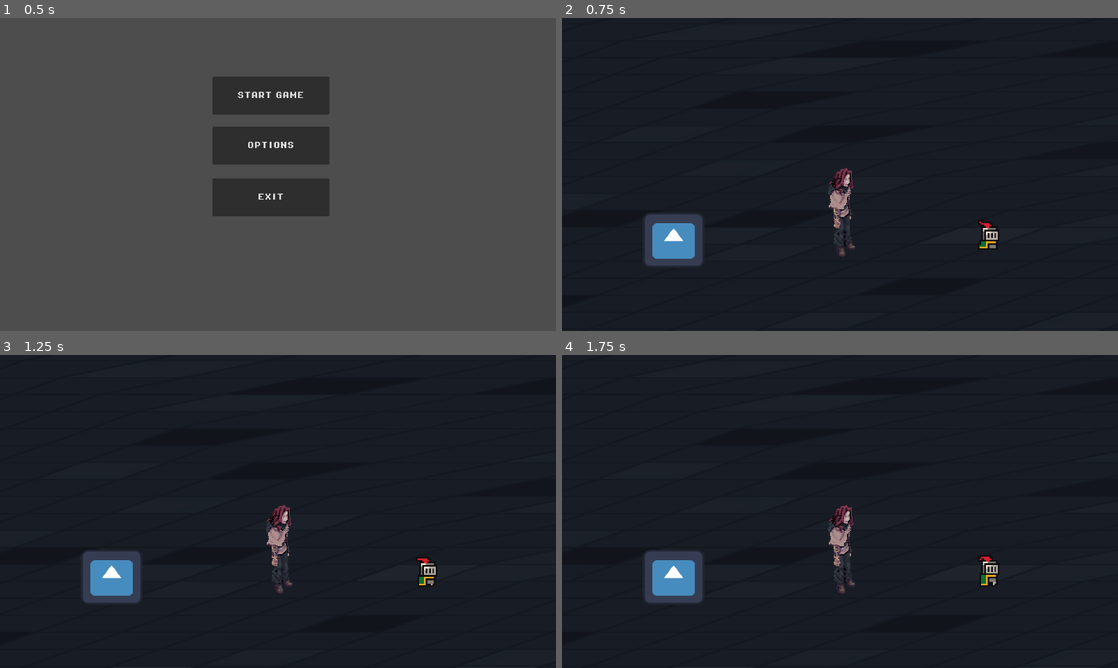
Above: before the commit, frames 1-4 (two rows, left to right).
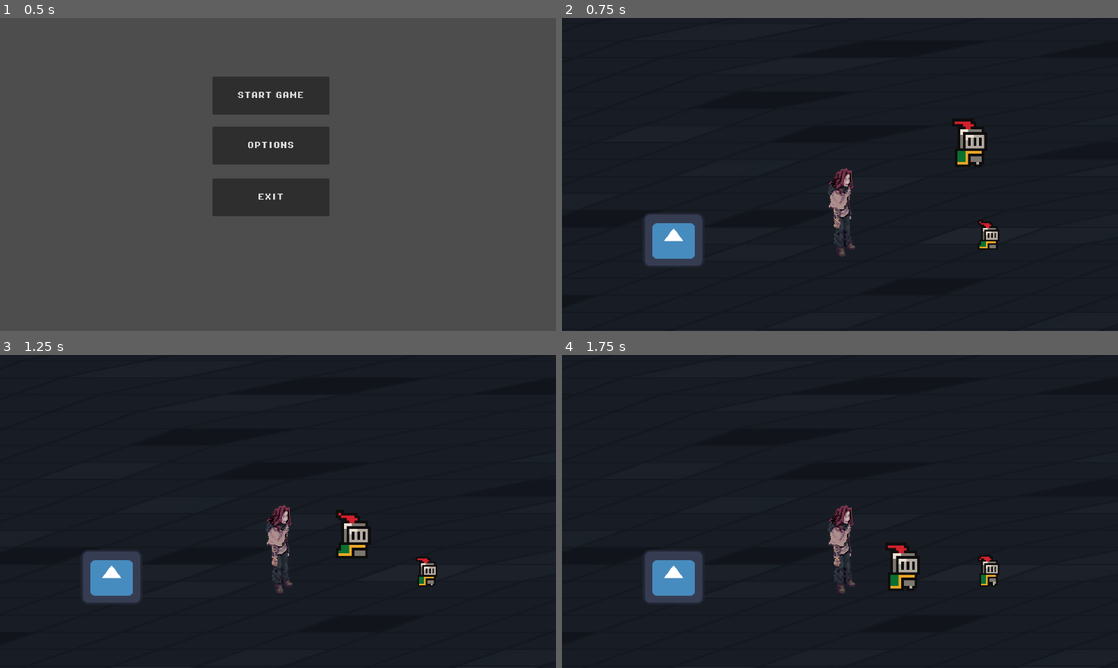
Above: after the commit, the same moments.

Repository: DrakeNeJivoy/soft-cat-box
Game: Godot game, scene res://entitys/main_menu.tscn
The game is run twice, just before and just after one commit, with the same random seed, the same clock (stepped at 60 frames per second) and the same inputs. The engine's default icon, where the game draws it, is replaced by a stand-in: a white triangle on a blue panel in a dark square.
Inputs (mouse positions are in pixels of both pictures, inside the frame that each line leads up to):
- Up to frame 1 (0.5 s): no input
- Up to frame 2 (0.75 s): click "START GAME" at 0.5 s
- Up to frame 3 (1.25 s): no input
- Up to frame 4 (1.75 s): drag from (990, 574) to (673, 577) at 1.27 s

Frame 1 is identical in both runs. In frame 2, 0.4% of the frame differs, in the area x 70-76%, y 33-47%; in frame 3, 0.4%, in the area x 60-67%, y 50-65%; in frame 4, 0.4%.

Commit message:
EnemyBranchCum

Diff:
--- /dev/null
+++ b/entitys/enemy.tscn
@@ -0,0 +1,66 @@
+[gd_scene load_steps=10 format=3 uid="uid://sff5dn44ussn"]
+
+[ext_resource type="Texture2D" uid="uid://cyc1al0iixk5f" path="res://sprites/knight.png" id="1_7gf71"]
+[ext_resource type="Script" uid="uid://by0r6bqc51rii" path="res://scripts/enemy.gd" id="1_qaasr"]
+
+[sub_resource type="AtlasTexture" id="AtlasTexture_qaasr"]
+atlas = ExtResource("1_7gf71")
+region = Rect2(0, 0, 32, 32)
+
+[sub_resource type="AtlasTexture" id="AtlasTexture_wvd63"]
+atlas = ExtResource("1_7gf71")
+region = Rect2(32, 0, 32, 32)
+
+[sub_resource type="AtlasTexture" id="AtlasTexture_l3m3e"]
+atlas = ExtResource("1_7gf71")
+region = Rect2(64, 0, 32, 32)
+
+[sub_resource type="AtlasTexture" id="AtlasTexture_jqv6w"]
+atlas = ExtResource("1_7gf71")
+region = Rect2(96, 0, 32, 32)
+
+[sub_resource type="SpriteFrames" id="SpriteFrames_iy53l"]
+animations = [{
+"frames": [{
+"duration": 1.0,
+"texture": SubResource("AtlasTexture_qaasr")
+}, {
+"duration": 1.0,
+"texture": SubResource("AtlasTexture_wvd63")
+}, {
+"duration": 1.0,
+"texture": SubResource("AtlasTexture_l3m3e")
+}, {
+"duration": 1.0,
+"texture": SubResource("AtlasTexture_jqv6w")
+}],
+"loop": true,
+"name": &"default",
+"speed": 10.0
+}]
+
+[sub_resource type="CapsuleShape2D" id="CapsuleShape2D_wvd63"]
+radius = 28.0
+height = 92.0
+
+[sub_resource type="CircleShape2D" id="CircleShape2D_l3m3e"]
+radius = 26.0
+
+[node name="Enemy" type="CharacterBody2D"]
+script = ExtResource("1_qaasr")
+
+[node name="EnemySprite" type="AnimatedSprite2D" parent="."]
+position = Vector2(0, -75)
+scale = Vector2(6.2063313, 6.2063313)
+sprite_frames = SubResource("SpriteFrames_iy53l")
+autoplay = "default"
+
+[node name="CollisionShape2D" type="CollisionShape2D" parent="."]
+position = Vector2(-2, -49)
+shape = SubResource("CapsuleShape2D_wvd63")
+
+[node name="HitBox" type="Area2D" parent="."]
+
+[node name="CollisionShape2D" type="CollisionShape2D" parent="HitBox"]
+position = Vector2(-2, -32)
+shape = SubResource("CircleShape2D_l3m3e")
--- a/levels/mainscene.tscn
+++ b/levels/mainscene.tscn
@@ -9,6 +9,7 @@
 [ext_resource type="PackedScene" uid="uid://d3abulrknt06c" path="res://entitys/take_damage.tscn" id="7_p1p0v"]
 [ext_resource type="Texture2D" uid="uid://dtflw26yow58i" path="res://icon.svg" id="8_cerdn"]
 [ext_resource type="PackedScene" uid="uid://cdhxnkh6cw7ic" path="res://entitys/game_over_panel.tscn" id="9_tlwtn"]
+[ext_resource type="PackedScene" uid="uid://sff5dn44ussn" path="res://entitys/enemy.tscn" id="10_ds6tt"]
 
 [sub_resource type="TileSet" id="TileSet_tlwtn"]
 tile_shape = 1
@@ -71,3 +72,6 @@
 [node name="Sprite2D" type="Sprite2D" parent="TakeDamage"]
 scale = Vector2(0.13497414, 0.13497414)
 texture = ExtResource("8_cerdn")
+
+[node name="Enemy" parent="." instance=ExtResource("10_ds6tt")]
+position = Vector2(341, -251)
--- a/main_char.gd
+++ b/main_char.gd
@@ -8,7 +8,7 @@
 @export var max_health: int = 100
 var current_health: int
 
-var facing_direction := "righta"
+var facing_direction := "right"
 
 func _ready() -> void:
 	GlobalSignal.dialog_started.connect(_on_dialog_started)
--- /dev/null
+++ b/scripts/enemy.gd
@@ -0,0 +1,33 @@
+extends CharacterBody2D
+
+@export var speed := 250.0
+@export var target_distance := 150.0
+@export var vertical_tolerance := 10.0
+
+var player: Node2D = null
+
+func _ready():
+	var players = get_tree().get_nodes_in_group("player")
+	if players.size() > 0:
+		player = players[0]
+	else:
+		push_warning("Игрок в группе 'player' не найден!")
+
+func _physics_process(delta: float) -> void:
+	if player == null:
+		return
+
+	var v := Vector2.ZERO
+	var dy := player.position.y - position.y
+	var dx := player.position.x - position.x
+
+	# выравнивание по высоте
+	if abs(dy) > vertical_tolerance:
+		v.y = sign(dy) * speed
+
+	# держим дистанцию слева/справа
+	if abs(dx) > target_distance:
+		v.x = sign(dx) * speed
+
+	velocity = v
+	move_and_slide()
--- a/scripts/main_char.tscn
+++ b/scripts/main_char.tscn
@@ -185,6 +185,6 @@
 frame_progress = 0.15874484
 
 [node name="CollisionShape2D" type="CollisionShape2D" parent="."]
-position = Vector2(1, -23)
-scale = Vector2(1.5875564, 0.60918045)
+position = Vector2(0, -22)
+scale = Vector2(1.3712009, 0.4964557)
 shape = SubResource("CapsuleShape2D_i1gkq")
Not shown: 1 places in levels/mainscene.tscn that only renumber resources
Not shown, added: scripts/enemy.gd.uid
